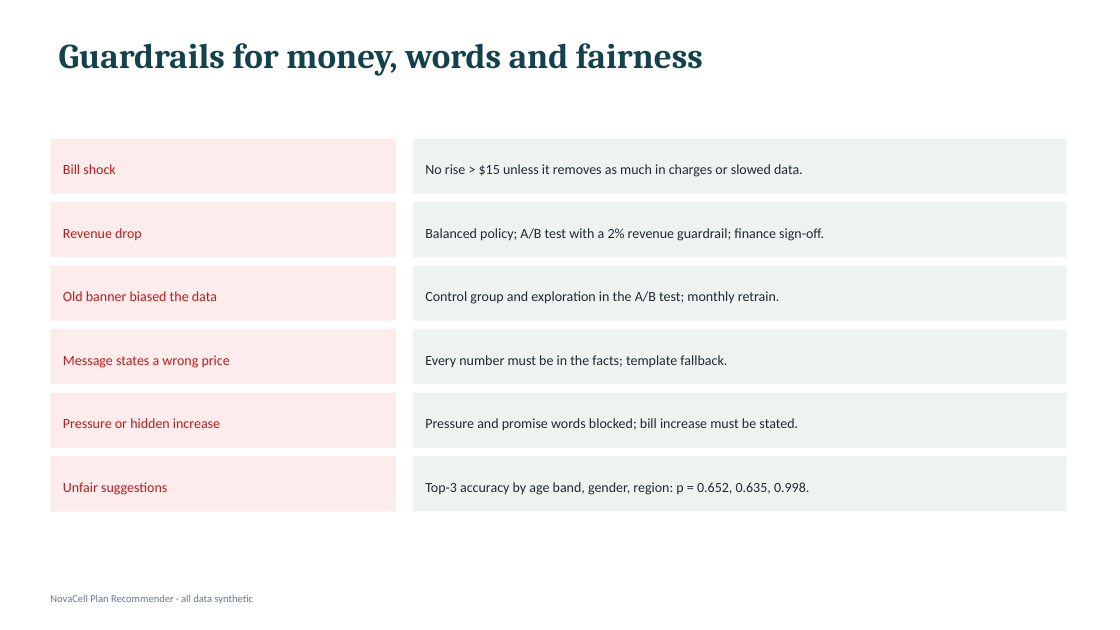
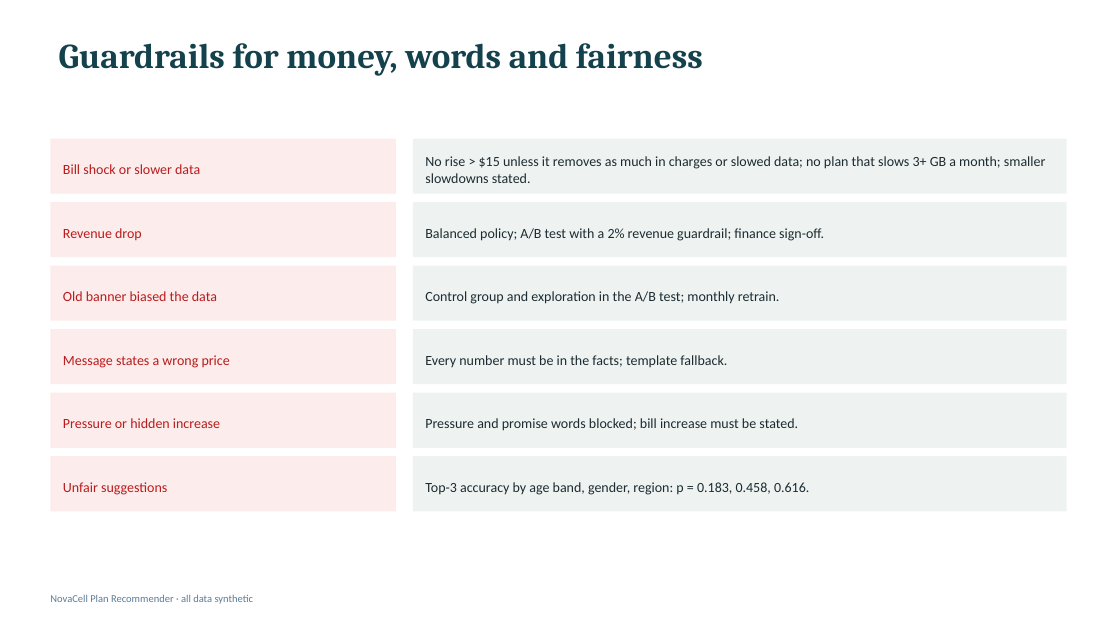
Before and after one commit to ashokburasiya93/novacell-plan-recommender, a slide deck: slide 10 of deliverables/6. Presentation - NovaCell Plan Recommender.pptx. Drawn at 1120x630 pixels with LibreOffice and Linux fonts; fonts in the diff are those of the drawing. Boxes give left, top, right and bottom in pixels: in the first picture for what was removed or moved away, otherwise in the second. Text is boxed around its words. In the diff, an @@ line names an element or a change of style, - is before the commit and + after.

```diff
--- a/deliverables/6. Presentation - NovaCell Plan Recommender.pptx
+++ b/deliverables/6. Presentation - NovaCell Plan Recommender.pptx
@@ text at bbox=[63, 164, 200, 174]: text changed @@
-Bill shock
+Bill shock or slower data
@@ text at bbox=[425, 156, 1046, 183]: text changed @@
-No rise > $15 unless it removes as much in charges or slowed data.
+No rise > $15 unless it removes as much in charges or slowed data; no plan that slows 3+ GB a month; smaller slowdowns stated.
@@ text at bbox=[425, 482, 809, 495]: text changed @@
-Top-3 accuracy by age band, gender, region: p = 0.652, 0.635, 0.998.
+Top-3 accuracy by age band, gender, region: p = 0.183, 0.458, 0.616.
```
Also in this commit, not shown: 7 other slides changed, 13 other files.
